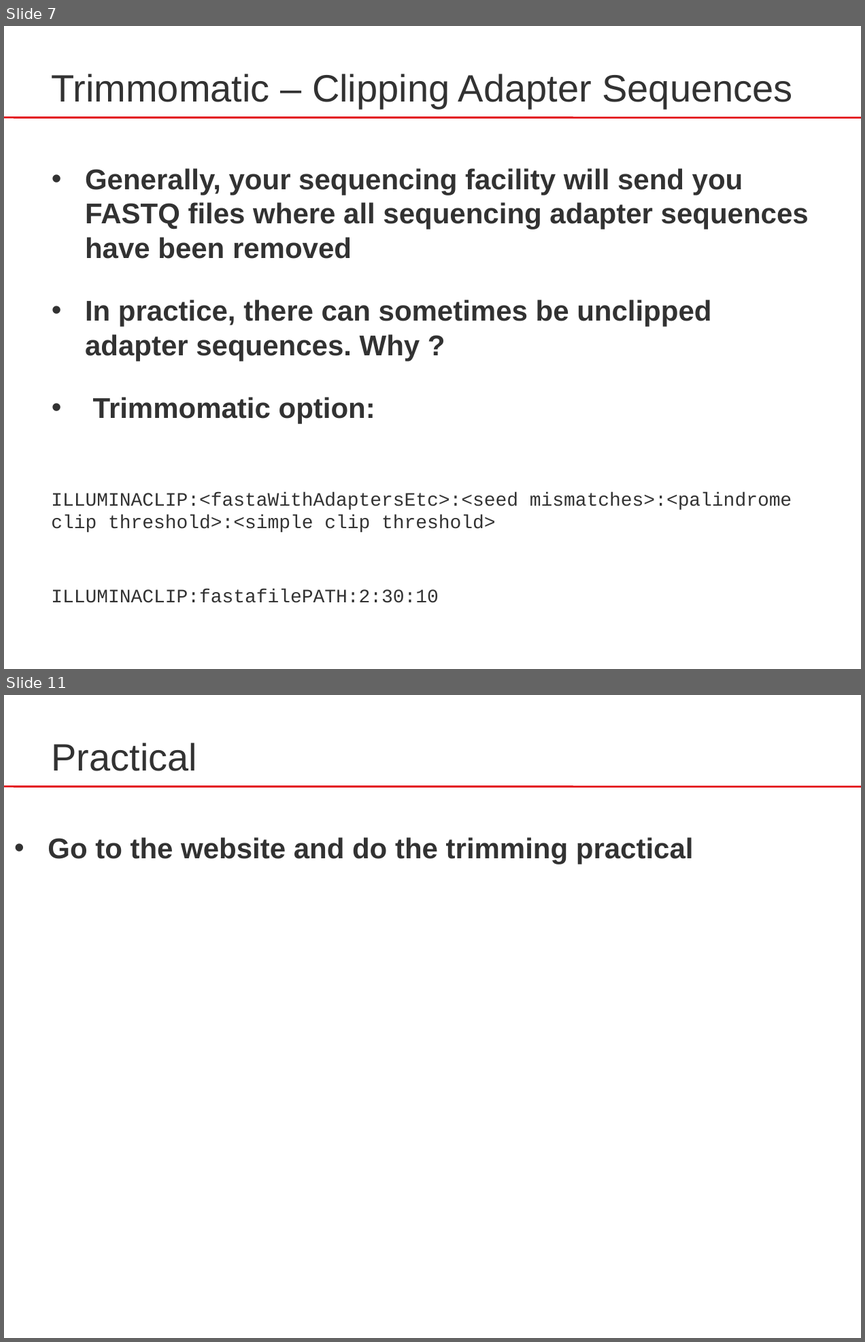
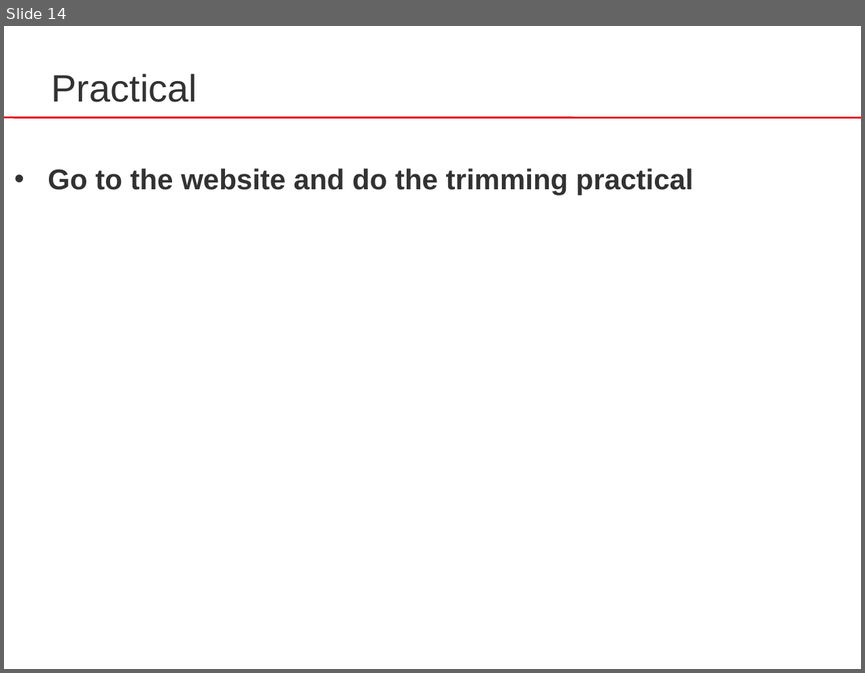
Before and after one commit to sib-swiss/RNAseq-introduction-training, a slide deck: docs/assets/pptx/RNA-Seq_03_trimming.pptx. Shown one above the other, each under a label of ours: slides 7 and 11 before the commit, slide 14 after it; the slides between them are not shown. The pictures are 865x1342 and 865x673 pixels, drawn with LibreOffice and Linux fonts; fonts in the diff are those of the drawing. Boxes give left, top, right and bottom in pixels: in the first picture for what was removed or moved away, otherwise in the second. Text is boxed around its words. In the diff, an @@ line names an element or a change of style, - is before the commit and + after.

```diff
--- a/docs/assets/pptx/RNA-Seq_03_trimming.pptx
+++ b/docs/assets/pptx/RNA-Seq_03_trimming.pptx
@@ slide 7 removed at [4, 26, 861, 669], background #FFFFFF; not listed: 1 template element that a slide beside it also shows @@
@@ text removed at [51, 74, 792, 108] @@
-Trimmomatic – Clipping Adapter Sequences
@@ text removed at [51, 168, 808, 603] @@
-  • Generally, your sequencing facility will send you FASTQ files where all sequencing adapter sequences have been removed
-  • In practice, there can sometimes be unclipped adapter sequences. Why ?
-  • Trimmomatic option:
-ILLUMINACLIP:<fastaWithAdaptersEtc>:<seed mismatches>:<palindrome clip threshold>:<simple clip threshold>
-ILLUMINACLIP:fastafilePATH:2:30:10
@@ what was slide 11 is now slide 14 @@
```
Also in this commit, not shown: 3 slides changed, 7 slides added, 3 other slides removed, 6 other files.
